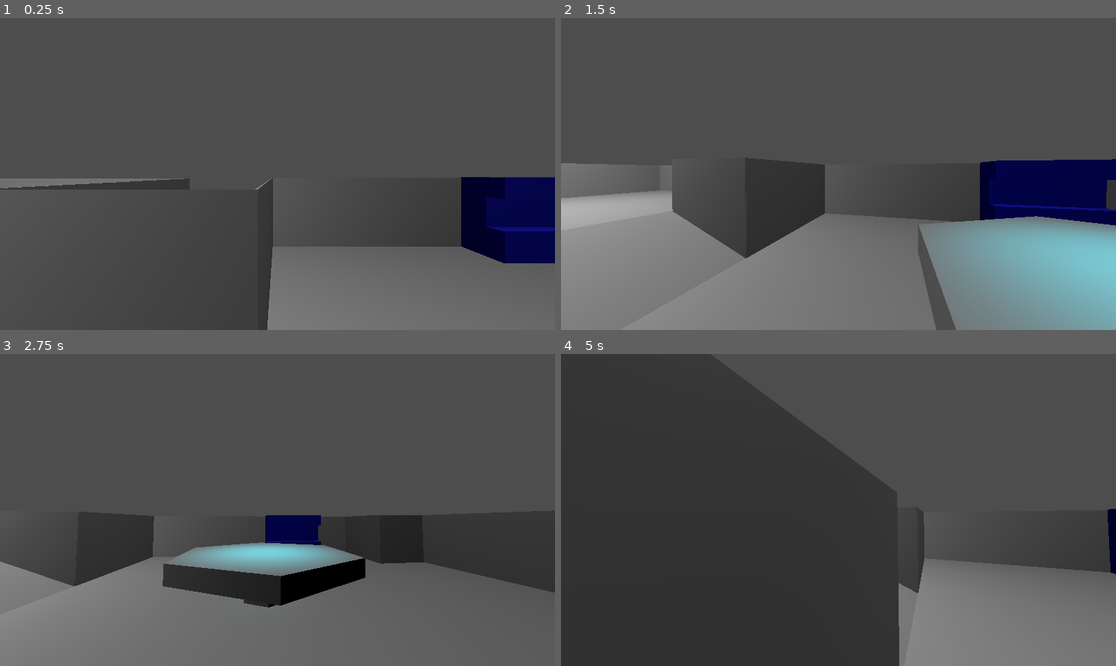
Above: before the commit, frames 1-4 (two rows, left to right).
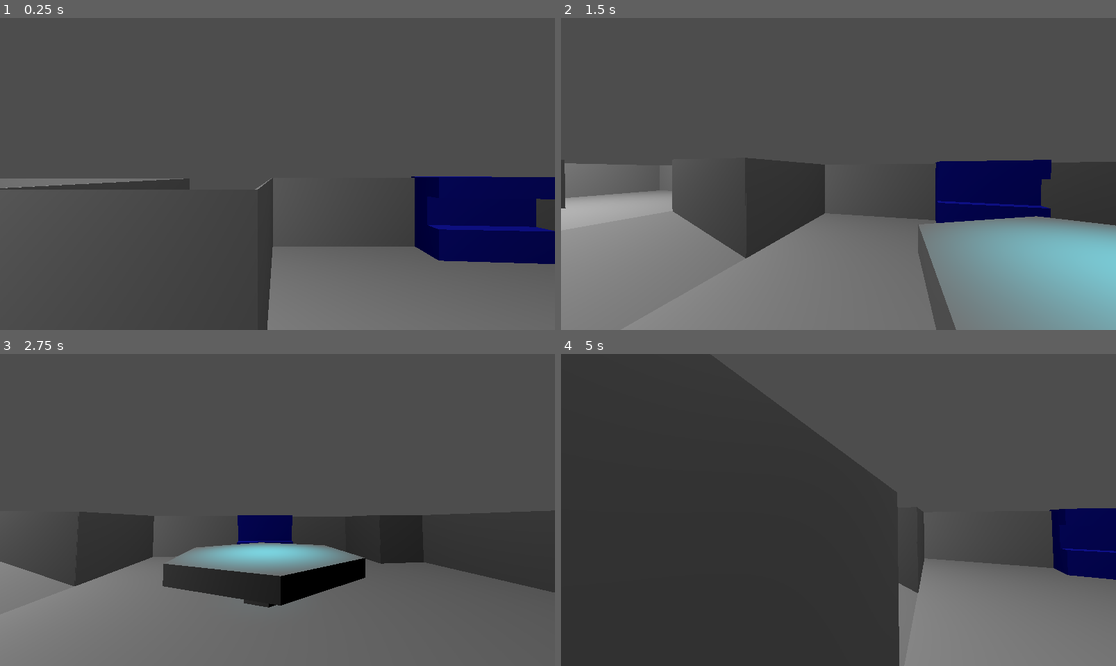
Above: after the commit, the same moments.

Repository: Ant-0verlord/Orbital_Drop
Game: Godot game, scene res://Scenes/command_centre.tscn
Same seed, same stepped clock (60 frames per second), same inputs: the game is played once before the commit and once after it. This scene is started directly instead of the project's main scene.
Inputs (mouse positions are in pixels of both pictures, inside the frame that each line leads up to):
- Up to frame 1 (0.25 s): no input
- Up to frame 2 (1.5 s): move the mouse to (866, 174) at 0.52 s; hold D (Walk_Right) 0.53-1.28 s; tap W (Walk_Front) at 0.6, 1.35 s; move the mouse to (810, 174) at 1.27 s; hold S (Walk_Back) from 1.28 s (still down)
- Up to frame 3 (2.75 s): move the mouse to (288, 503) at 2.02 s; release S (Walk_Back) at 2.03 s; hold D (Walk_Right) from 2.03 s (still down); tap W (Walk_Front) at 2.1 s
- Up to frame 4 (5 s): tap Enter at 2.75 s; move the mouse to (832, 516) at 2.77 s; tap W (Walk_Front) at 2.85, 3.6, 4.35 s; tap Space at 3.5 s; move the mouse to (877, 513) at 3.52 s; release D (Walk_Right) at 3.53 s; hold A (Walk_Left) from 3.53 s (still down); move the mouse to (794, 506) at 4.27 s

The runs differ from the first frame. In frame 1, 4.4% of the frame differs, in the area x 74-100%, y 50-79%; in frame 2, 4.4%; in frame 3, 0.9%; in frame 4, 2.5%.

Commit message:
Added Command Throne

Diff:
--- /dev/null
+++ b/Scenes/Command Throne.tscn
@@ -0,0 +1,18 @@
+[gd_scene format=3 uid="uid://dqijc1p6b6vfg"]
+
+[ext_resource type="ArrayMesh" uid="uid://cfp07tk0kbprt" path="res://Models/Command Throne 1.1.obj" id="1_0h8i3"]
+
+[sub_resource type="BoxShape3D" id="BoxShape3D_oohax"]
+size = Vector3(2.6746826, 4.5804024, 2.55941)
+
+[node name="Node3D" type="Node3D" unique_id=112694284]
+
+[node name="MeshInstance3D" type="MeshInstance3D" parent="." unique_id=1662060828]
+transform = Transform3D(0.6981386, 0, 0, 0, 0.628524, 0, 0, 0, 0.66599905, 0, 0, 0)
+mesh = ExtResource("1_0h8i3")
+
+[node name="StaticBody3D" type="StaticBody3D" parent="MeshInstance3D" unique_id=43047206]
+
+[node name="CollisionShape3D" type="CollisionShape3D" parent="MeshInstance3D/StaticBody3D" unique_id=935619825]
+transform = Transform3D(1, 0, 0, 0, 1, 0, 0, 0, 1, 0.012145996, 1.6691685, 0.27885818)
+shape = SubResource("BoxShape3D_oohax")
--- a/Scenes/Voc-Caster Array.tscn
+++ /dev/null
@@ -1,18 +0,0 @@
-[gd_scene format=3 uid="uid://cc5tddxthdywa"]
-
-[ext_resource type="ArrayMesh" uid="uid://dj14l20wh1r2i" path="res://Models/Vox-Caster Array.obj" id="1_j2hc5"]
-
-[sub_resource type="BoxShape3D" id="BoxShape3D_dl7dm"]
-size = Vector3(2.0198936, 3.5313492, 4.610565)
-
-[node name="Node3D" type="Node3D" unique_id=807166821]
-
-[node name="MeshInstance3D" type="MeshInstance3D" parent="." unique_id=1878356071]
-transform = Transform3D(0.57417977, 0, 0, 0, 0.57417977, 0, 0, 0, 0.57417977, 0, 0, 0)
-mesh = ExtResource("1_j2hc5")
-
-[node name="StaticBody3D" type="StaticBody3D" parent="MeshInstance3D" unique_id=1742761432]
-
-[node name="CollisionShape3D" type="CollisionShape3D" parent="MeshInstance3D/StaticBody3D" unique_id=704792522]
-transform = Transform3D(1.0000004, 0, 0, 0, 1.0000004, 0, 0, 0, 1.0000004, -0.00501261, 1.70432, -0.007133767)
-shape = SubResource("BoxShape3D_dl7dm")
--- a/Scenes/command_centre.tscn
+++ b/Scenes/command_centre.tscn
@@ -5,7 +5,8 @@
 [ext_resource type="ArrayMesh" uid="uid://b2swi6la1qb04" path="res://Models/Orbital_Drop_Room_Beta.obj" id="3_pukuc"]
 [ext_resource type="PackedScene" uid="uid://poa3ylhykd1g" path="res://Scenes/Holomap.tscn" id="4_y0xqi"]
 [ext_resource type="PackedScene" uid="uid://ecaj1srmx3pq" path="res://Scenes/Logistics_Terminal.tscn" id="5_pukuc"]
-[ext_resource type="PackedScene" uid="uid://cc5tddxthdywa" path="res://Scenes/Voc-Caster Array.tscn" id="6_a1fpv"]
+[ext_resource type="PackedScene" uid="uid://coxngs3dv5klu" path="res://Scenes/Vox-Caster Array.tscn" id="6_0ddt4"]
+[ext_resource type="PackedScene" uid="uid://dqijc1p6b6vfg" path="res://Scenes/Command Throne.tscn" id="7_0ddt4"]
 
 [sub_resource type="WorldBoundaryShape3D" id="WorldBoundaryShape3D_lgj2y"]
 
@@ -146,14 +147,20 @@
 transform = Transform3D(-4.371139e-08, 0, 1, 0, 1, 0, -1, 0, -4.371139e-08, -13.001858, 1.0624657, 0.004486561)
 shape = SubResource("BoxShape3D_guiu4")
 
+[node name="Command Thronede3D2" parent="Room" unique_id=112694284 instance=ExtResource("7_0ddt4")]
+transform = Transform3D(-4.371139e-08, 0, -1, 0, 1, 0, 1, 0, -4.371139e-08, -10.420137, 1.2452986, 0)
+
+[node name="Holomap" parent="Room" unique_id=920081661 instance=ExtResource("4_y0xqi")]
+transform = Transform3D(1, 0, 0, 0, 1, 0, 0, 0, 1, 0, 0.8396778, 0)
+
+[node name="Logistics Terminal" parent="Room" unique_id=2129069639 instance=ExtResource("5_pukuc")]
+transform = Transform3D(1, 0, 0, 0, 1, 0, 0, 0, 1, 1.0677171, 0.681, 5.312)
+
+[node name="Vox-Caster Array" parent="Room" unique_id=807166821 instance=ExtResource("6_0ddt4")]
+transform = Transform3D(-0.07358634, 0, -0.9972888, 0, 1, 0, 0.9972888, 0, -0.07358634, 0.4366417, 0.035555508, -5.4832697)
+
 [node name="Player" parent="." unique_id=1691761437 instance=ExtResource("2_y0xqi")]
 transform = Transform3D(1, 0, 0, 0, 1, 0, 0, 0, 1, -4.849574, 1.9073486e-06, 0.37682748)
-
-[node name="Holomap" parent="." unique_id=920081661 instance=ExtResource("4_y0xqi")]
-transform = Transform3D(1, 0, 0, 0, 1, 0, 0, 0, 1, 0, 0.8396778, 0)
-
-[node name="Logistics Terminal" parent="." unique_id=2129069639 instance=ExtResource("5_pukuc")]
-transform = Transform3D(1, 0, 0, 0, 1, 0, 0, 0, 1, 1.0677171, 0.681, 5.312)
 
 [node name="SpotLight3D" type="SpotLight3D" parent="." unique_id=1480309603]
 transform = Transform3D(1, 0, 0, 0, -4.371139e-08, 1, 0, -1, -4.371139e-08, 0, 4.879982, 0)
@@ -173,6 +180,3 @@
 light_energy = 7.559
 spot_range = 40.91747
 spot_angle = 62.81881
-
-[node name="Node3D" parent="." unique_id=807166821 instance=ExtResource("6_a1fpv")]
-transform = Transform3D(-4.371139e-08, 0, -1, 0, 1, 0, 1, 0, -4.371139e-08, 1.819412, 0.029024925, -5.420285)
